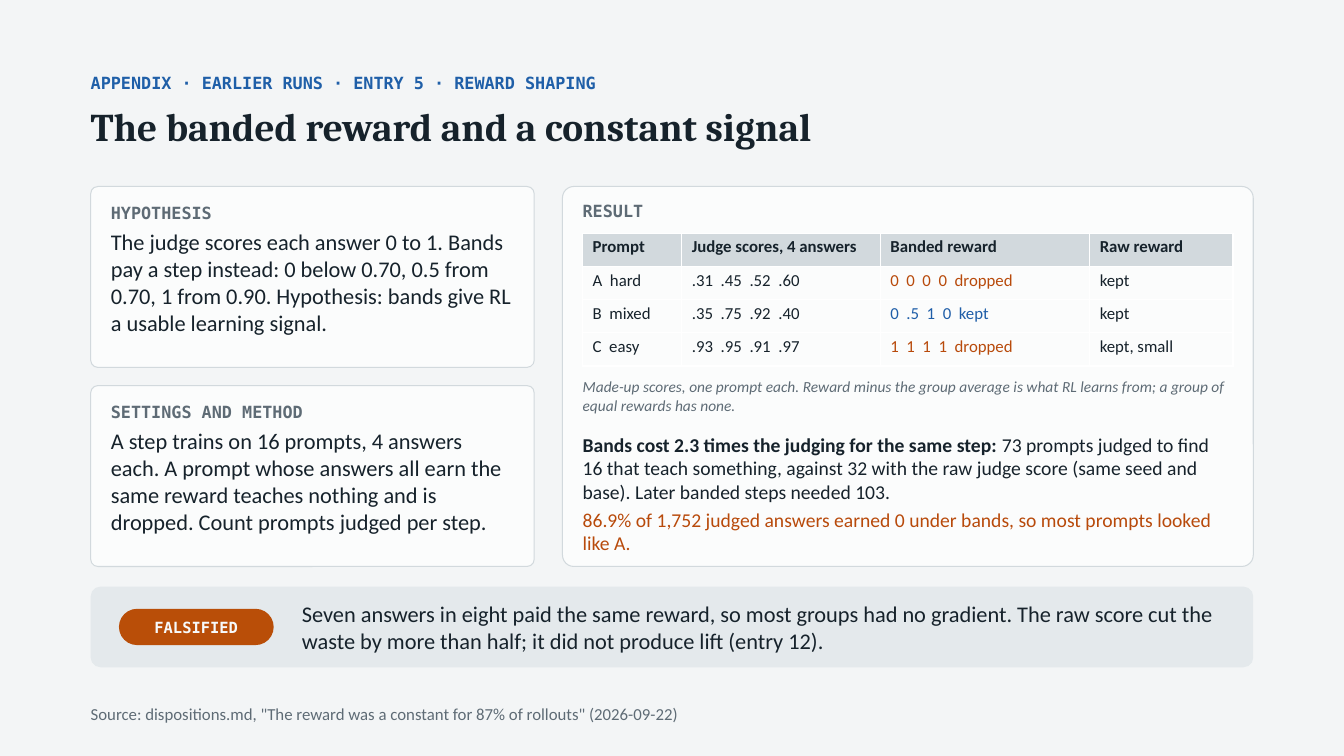
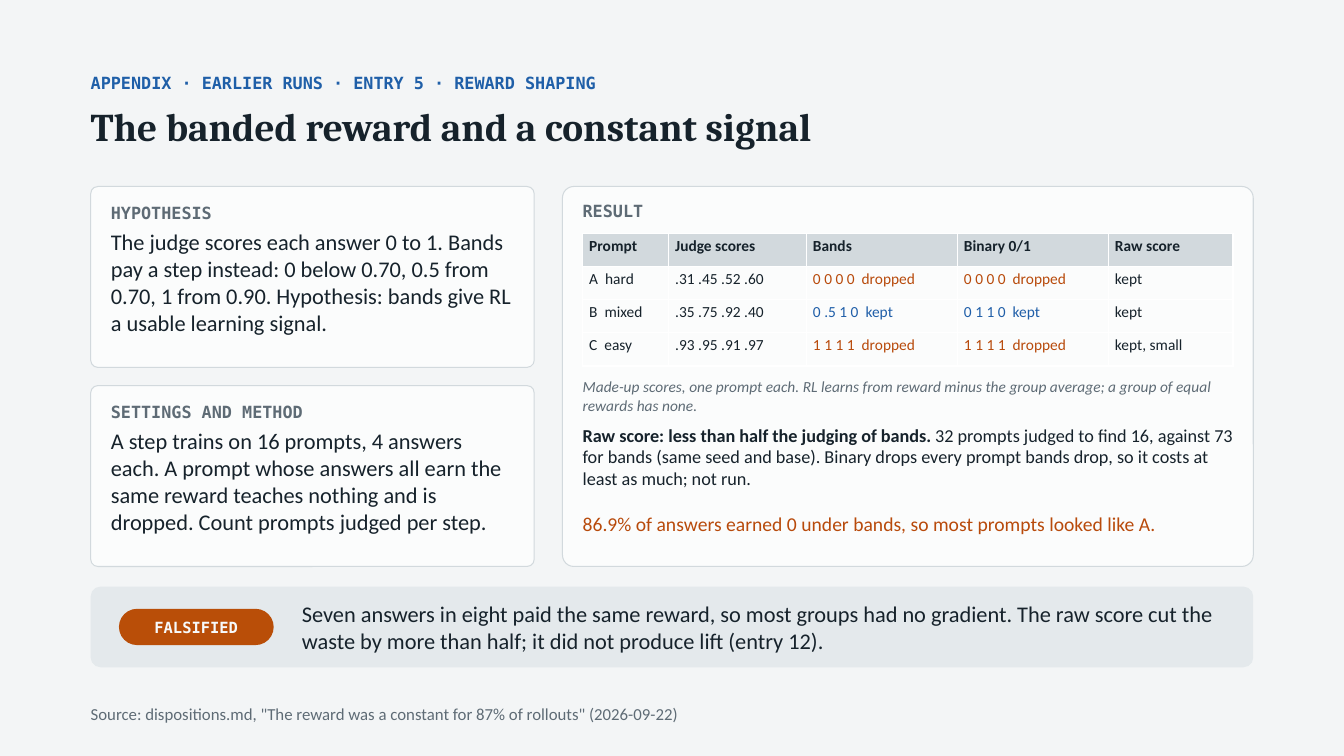
Before and after one commit to thistleknot/rl_v2_share, a slide deck: slide 19 of docs/RL_V2_rl.pptx. Drawn at 1344x756 pixels with LibreOffice and Linux fonts; fonts in the diff are those of the drawing. Boxes give left, top, right and bottom in pixels: in the first picture for what was removed or moved away, otherwise in the second. Text is boxed around its words. In the diff, an @@ line names an element or a change of style, - is before the commit and + after.

```diff
--- a/docs/RL_V2_rl.pptx
+++ b/docs/RL_V2_rl.pptx
@@ table at (x1=583, y1=234, x2=1234, y2=366) @@
-column 2: Judge scores, 4 answers | .31 .45 .52 .60 | .35 .75 .92 .40 | .93 .95 .91 .97
-column 3: Banded reward | 0 0 0 0 dropped | 0 .5 1 0 kept | 1 1 1 1 dropped
-column 4: Raw reward | kept | kept | kept, small
+column 2: Judge scores | .31 .45 .52 .60 | .35 .75 .92 .40 | .93 .95 .91 .97
+column 3: Bands | 0 0 0 0 dropped | 0 .5 1 0 kept | 1 1 1 1 dropped
+column 4: Binary 0/1 | 0 0 0 0 dropped | 0 1 1 0 kept | 1 1 1 1 dropped
+column 5: Raw score | kept | kept | kept, small
@@ text at (x1=583, y1=381, x2=1211, y2=411): text changed @@
-Made-up scores, one prompt each. Reward minus the group average is what RL learns from; a group of equal rewards has none.
+Made-up scores, one prompt each. RL learns from reward minus the group average; a group of equal rewards has none.
@@ text at (x1=583, y1=429, x2=1232, y2=487): text changed; size 14 to 13 pt @@
-Bands cost 2.3 times the judging for the same step: 73 prompts judged to find 16 that teach something, against 32 with the raw judge score (same seed and base). Later banded steps needed 103.
+Raw score: less than half the judging of bands. 32 prompts judged to find 16, against 73 for bands (same seed and base). Binary drops every prompt bands drop, so it costs at least as much; not run.
@@ text at (x1=583, y1=517, x2=1155, y2=534): text changed @@
-86.9% of 1,752 judged answers earned 0 under bands, so most prompts looked like A.
+86.9% of answers earned 0 under bands, so most prompts looked like A.
```
